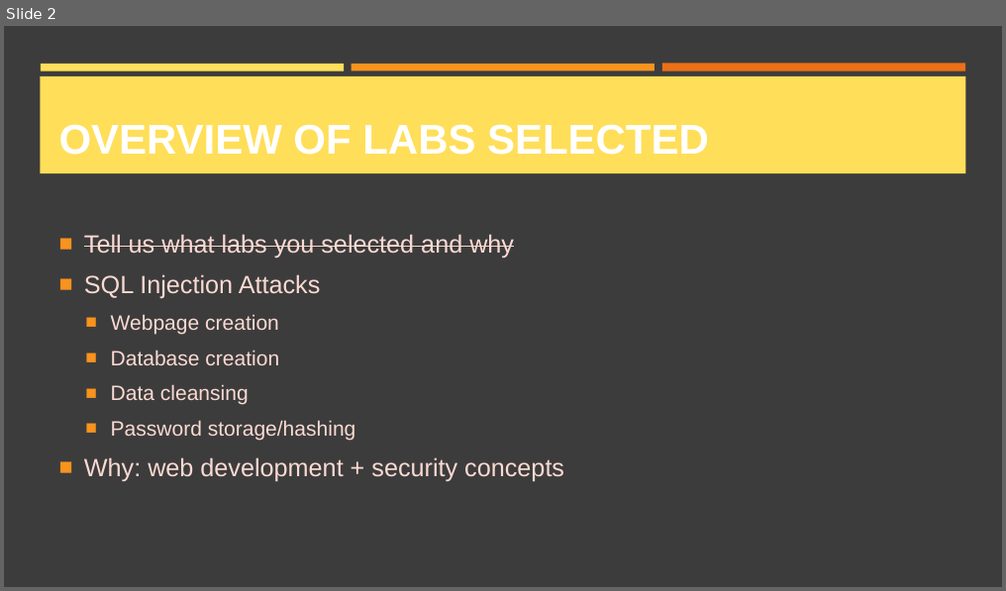
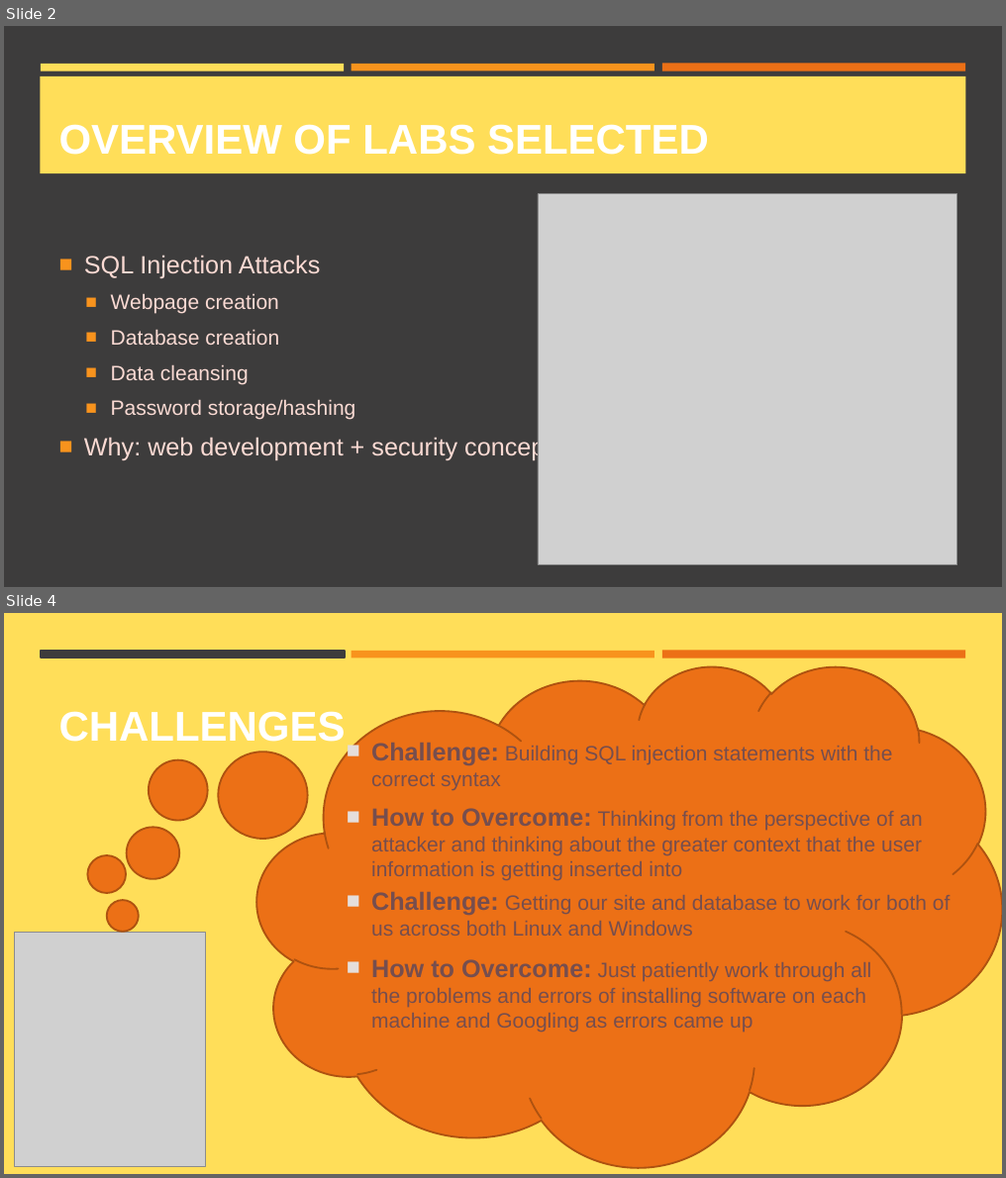
Before and after one commit to athoney/cosc3765_project, a slide deck: Project Presentation.pptx. Shown one above the other, each under a label of ours: slide 2 before the commit, slides 2 and 4 after it; the slides between them are not shown. The pictures are 1006x591 and 1006x1178 pixels, drawn with LibreOffice and Linux fonts; fonts in the diff are those of the drawing; grey boxes stand for pictures. Boxes give left, top, right and bottom in pixels: in the first picture for what was removed or moved away, otherwise in the second. Text is boxed around its words. In the diff, an @@ line names an element or a change of style, - is before the commit and + after.

Commit message:
Almost finalized project presentation (also now with pictures)

```diff
--- a/Project Presentation.pptx
+++ b/Project Presentation.pptx
@@ slide 4 added at (x1=4, y1=613, x2=1002, y2=1174), background #FFDE59; not listed: 2 template elements that a slide beside it also shows @@
@@ rectangle added at (x1=41, y1=651, x2=346, y2=658), fill #3D3C3C, outline #3D3C3C 1.75 pt @@
@@ cloud added at (x1=257, y1=665, x2=1002, y2=1166), fill #EC7016, outline #AF5310 1.75 pt @@
@@ text added at (x1=59, y1=711, x2=346, y2=742), 40 pt, text #FFFFFF, bold @@
+CHALLENGES
@@ ellipse added at (x1=149, y1=761, x2=208, y2=821), fill #EC7016, outline #AF5310 1.75 pt @@
@@ ellipse added at (x1=218, y1=752, x2=308, y2=839), fill #EC7016, outline #AF5310 1.75 pt @@
@@ text added at (x1=371, y1=743, x2=892, y2=790), 20 pt, text #764E4E @@
+■ Challenge: Building SQL injection statements with the correct syntax
@@ text added at (x1=371, y1=808, x2=922, y2=881), 20 pt, text #764E4E @@
+■ How to Overcome: Thinking from the perspective of an attacker and thinking about the greater context that the user information is getting inserted into
@@ ellipse added at (x1=127, y1=827, x2=180, y2=878), fill #EC7016, outline #AF5310 1.75 pt @@
@@ ellipse added at (x1=88, y1=856, x2=126, y2=893), fill #EC7016, outline #AF5310 1.75 pt @@
@@ ellipse added at (x1=107, y1=900, x2=138, y2=932), fill #EC7016, outline #AF5310 1.75 pt @@
@@ text added at (x1=371, y1=892, x2=950, y2=936), 20 pt, text #764E4E @@
+■ Challenge: Getting our site and database to work for both of us across both Linux and Windows
@@ picture added at (x1=14, y1=933, x2=205, y2=1166) @@
@@ text added at (x1=371, y1=959, x2=871, y2=1032), 20 pt, text #764E4E @@
+■ How to Overcome: Just patiently work through all the problems and errors of installing software on each machine and Googling as errors came up
@@ slide 2 changed as well @@
@@ picture added at (x1=538, y1=194, x2=957, y2=566) @@
@@ text at (x1=84, y1=234, x2=514, y2=258): paragraph removed @@
-■ Tell us what labs you selected and why
```
Also in this commit, not shown: 2 other slides changed, 1 slide removed.
